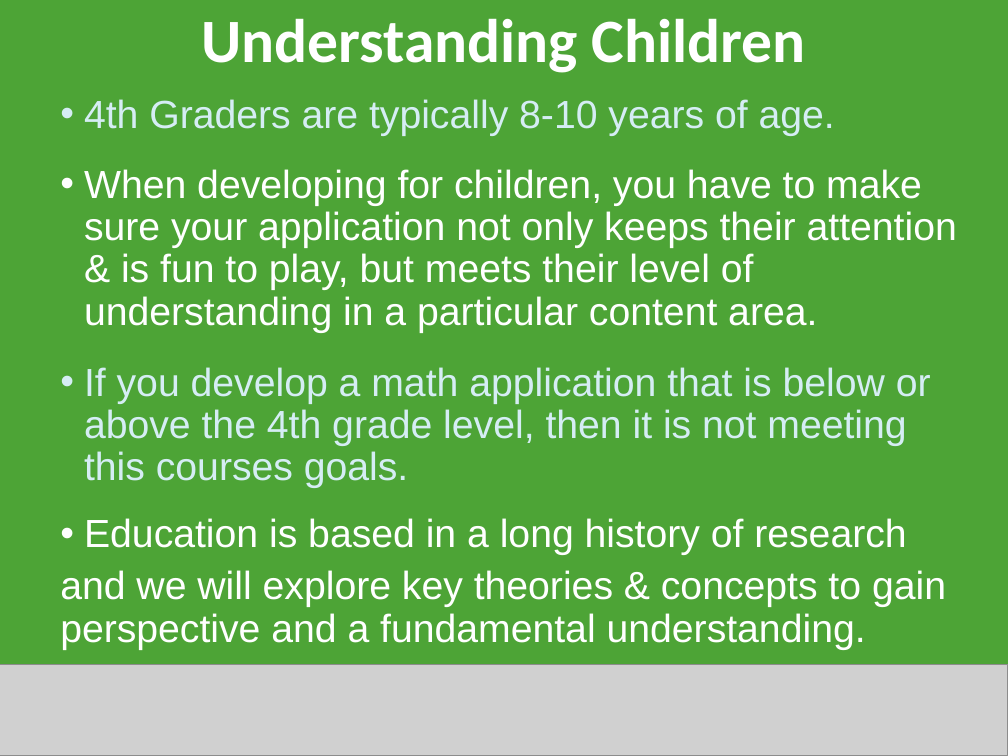
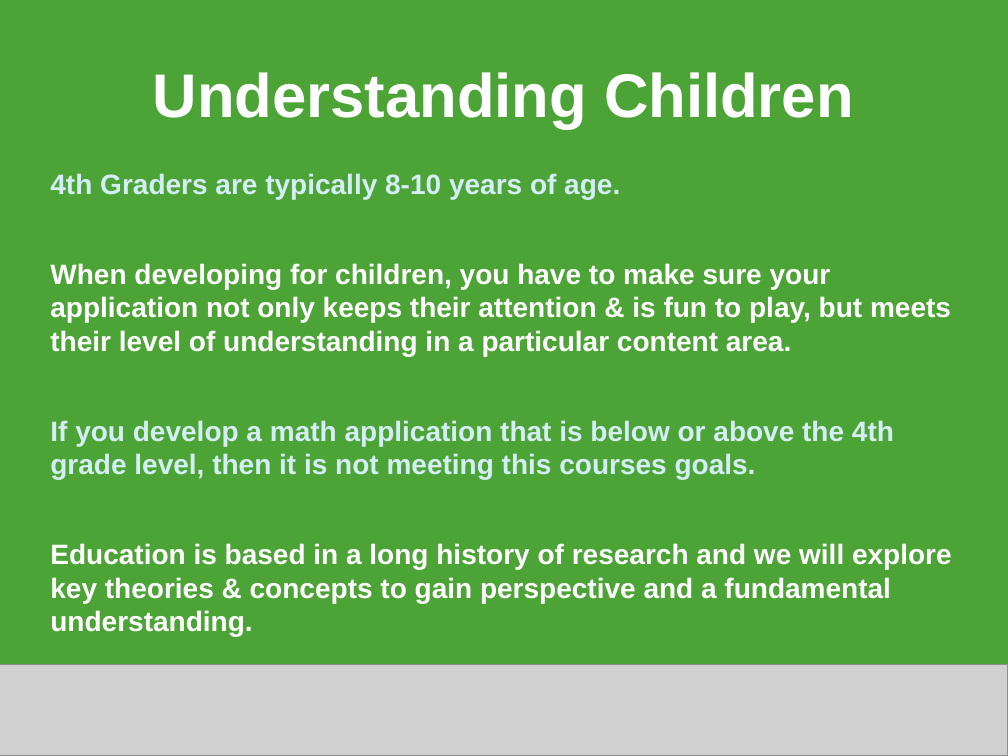
Before and after one commit to decause/hflossk, a slide deck: slide 2 of static/content/OLPCKidsB.ppt. Drawn at 1008x756 pixels with LibreOffice and Linux fonts; fonts in the diff are those of the drawing; grey boxes stand for pictures. Boxes give left, top, right and bottom in pixels: in the first picture for what was removed or moved away, otherwise in the second. Text is boxed around its words. In the diff, an @@ line names an element or a change of style, - is before the commit and + after.

```diff
--- a/static/content/OLPCKidsB.ppt
+++ b/static/content/OLPCKidsB.ppt
@@ title "Understanding Children": place and size @@
-title "Understanding Children" at [201,18,806,73]
+title "Understanding Children" at [153,72,854,129]
@@ title "Understanding Children" at [153,72,854,129]: font Calibri to Arial @@
@@ subtitle at [50,173,951,479]: size 28 to 20 pt, bold on in "4th Graders are typically 8-10 years of ...", "When developing for children, you have to ...", "If you develop a math application that ..."; bullet • to none; less space between paragraphs; line spacing 0.9 to 1; more space between paragraphs @@
@@ subtitle "4th Graders are typically 8-10 ...": place and size @@
-subtitle "4th Graders are typically 8-10 ..." at [60,99,957,650]
+subtitle "4th Graders are typically 8-10 ..." at [50,173,952,636]
@@ subtitle "4th Graders are typically 8-10 ..." at [50,173,952,636]: vertical alignment top to middle @@
@@ subtitle at [50,543,952,636]: text changed; size 28 to 20 pt; bold on @@
-• Education is based in a long history of research
-and we will explore key theories & concepts to gain perspective and a fundamental understanding.
+Education is based in a long history of research and we will explore key theories & concepts to gain perspective and a fundamental understanding.
```
Also in this commit, not shown: 16 other slides changed, 2 slides added, 3 slides removed.
